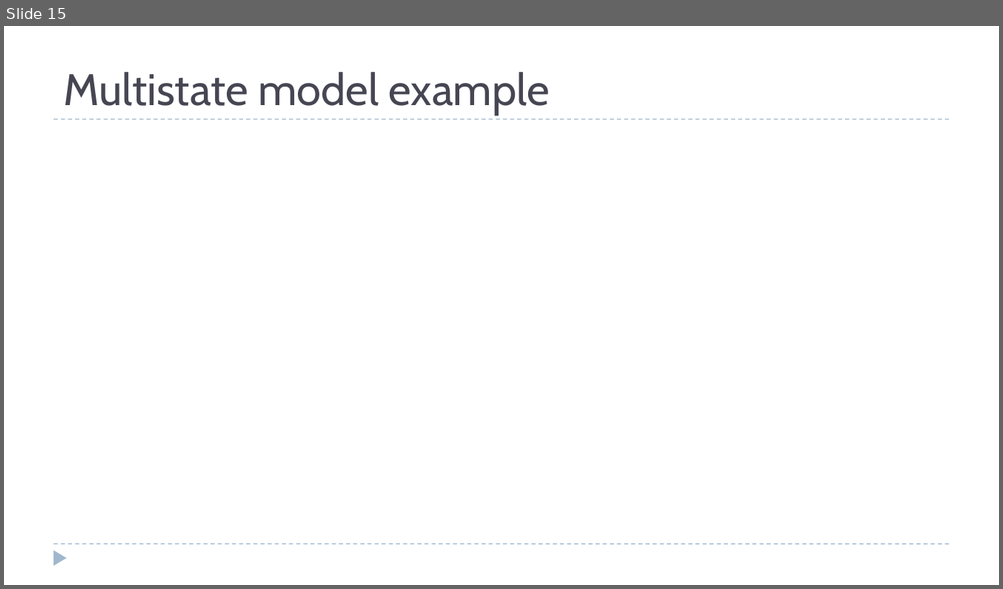
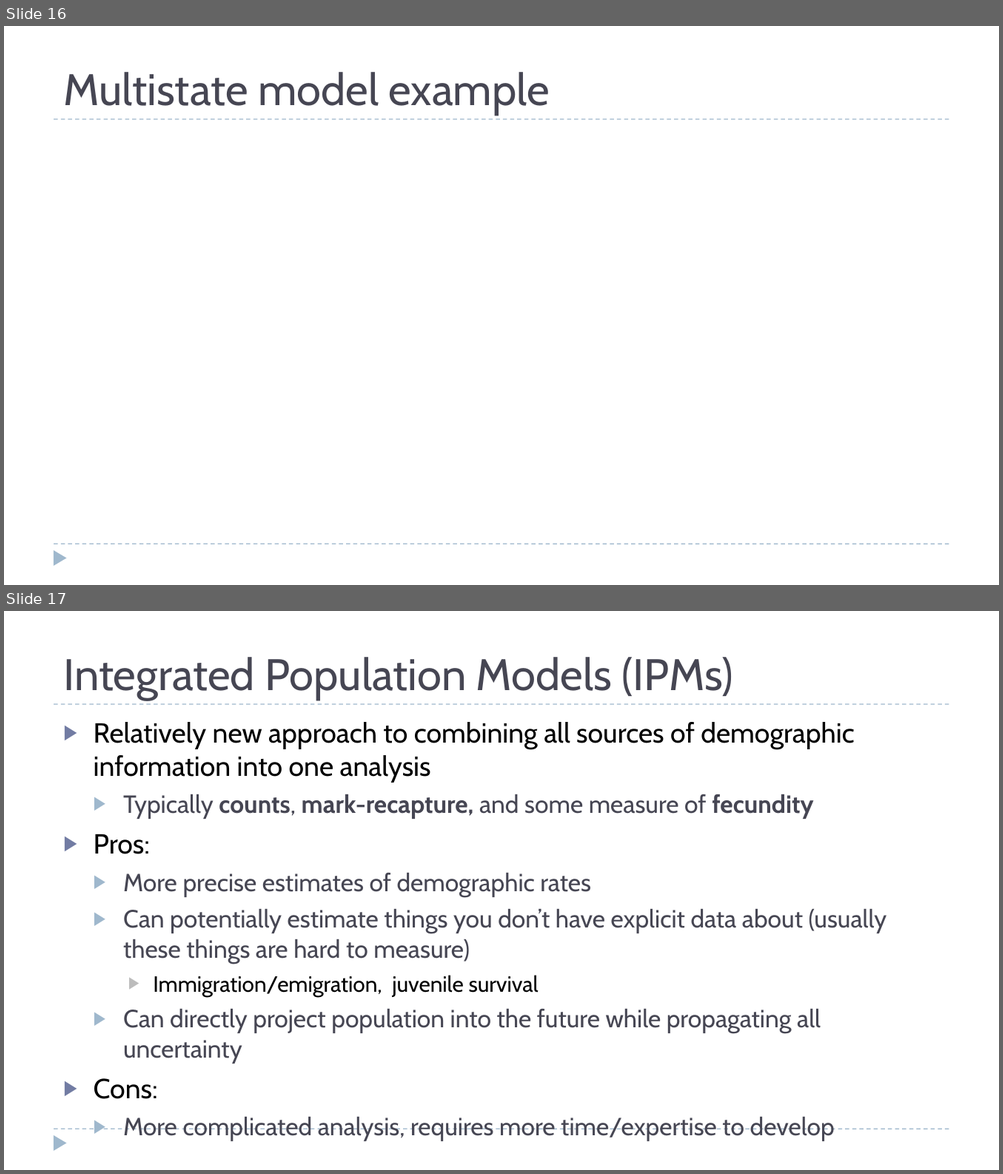
Before and after one commit to ssa200/ssa200.github.io, a slide deck: static/lectures/05_demo-data.pptx. Shown one above the other, each under a label of ours: slide 15 before the commit, slides 16 and 17 after it. The pictures are 1003x589 and 1003x1174 pixels, drawn with LibreOffice and Linux fonts; fonts in the diff are those of the drawing; background and template pictures are left out. Boxes give left, top, right and bottom in pixels: in the first picture for what was removed or moved away, otherwise in the second. Text is boxed around its words. In the diff, an @@ line names an element or a change of style, - is before the commit and + after.

```diff
--- a/static/lectures/05_demo-data.pptx
+++ b/static/lectures/05_demo-data.pptx
@@ slide 17 added at (4,611,999,1170), background #FFFFFF; not listed: 3 template elements that a slide beside it also shows @@
@@ title added at (63,657,734,701), 32 pt, text #464653 @@
+Integrated Population Models (IPMs)
@@ text added at (94,722,887,1142), 18 pt, text #464653 @@
+▶ Relatively new approach to combining all sources of demographic information into one analysis
+  ▶ Typically counts, mark-recapture, and some measure of fecundity
+▶ Pros:
+  ▶ More precise estimates of demographic rates
+  ▶ Can potentially estimate things you don’t have explicit data about (usually these things are hard to measure)
+    ▶ Immigration/emigration, juvenile survival
+  ▶ Can directly project population into the future while propagating all uncertainty
+▶ Cons:
+  ▶ More complicated analysis, requires more time/expertise to develop
@@ what was slide 15 is now slide 16 @@
```
Also in this commit, not shown: 1 slide changed, 5 other slides added, 5 other files.
